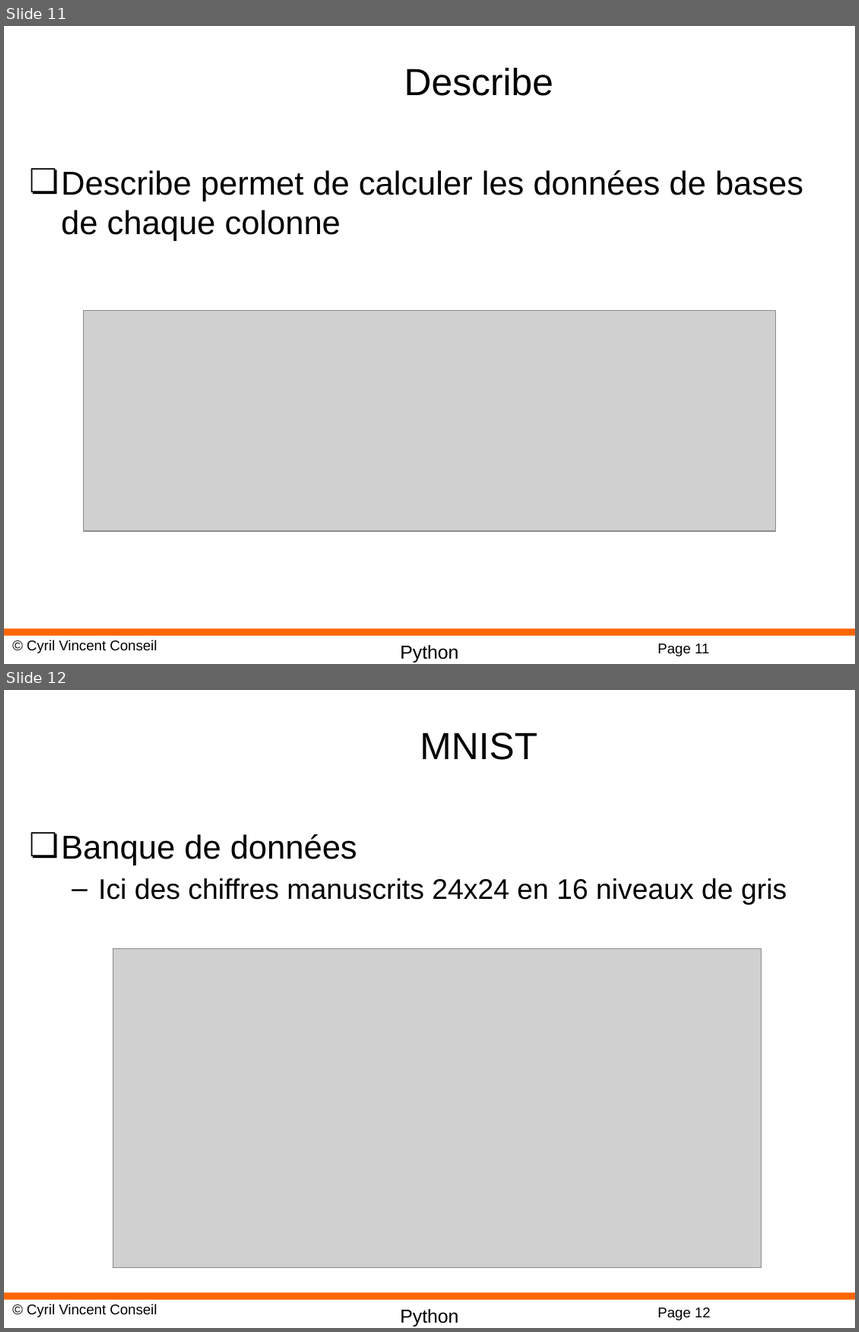
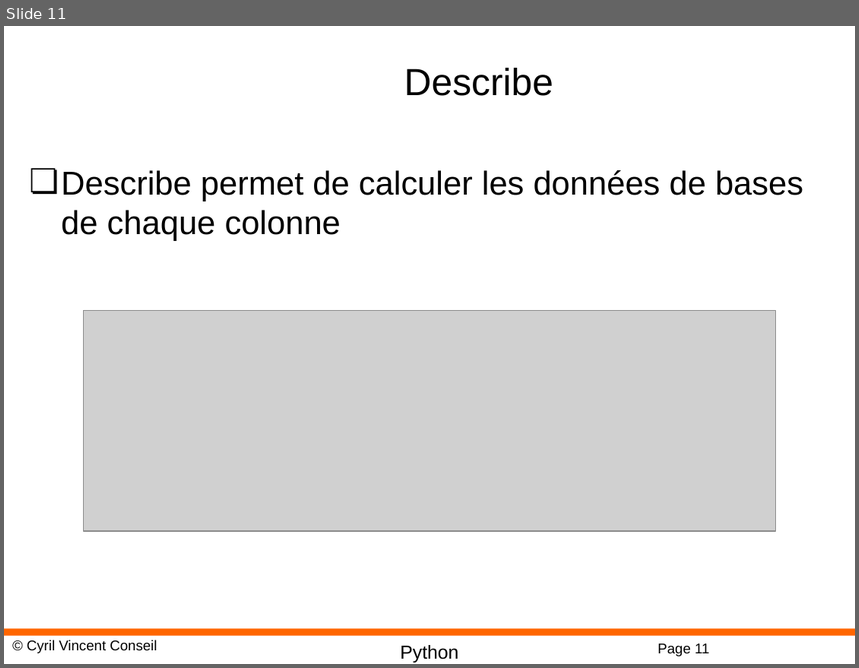
Before and after one commit to cyrilvincent/ML, a slide deck: PPT/MachineLearning12-Pandas.pptx. Shown one above the other, each under a label of ours: slides 11 and 12 before the commit, slide 11 after it. The pictures are 859x1332 and 859x668 pixels, drawn with LibreOffice and Linux fonts; fonts in the diff are those of the drawing; grey boxes stand for pictures; background and template pictures are left out. Boxes give left, top, right and bottom in pixels: in the first picture for what was removed or moved away, otherwise in the second. Text is boxed around its words. In the diff, an @@ line names an element or a change of style, - is before the commit and + after.

```diff
--- a/PPT/MachineLearning12-Pandas.pptx
+++ b/PPT/MachineLearning12-Pandas.pptx
@@ slide 12 removed at [4,690,855,1328], background #FFFFFF; not listed: 4 template elements that a slide beside it also shows @@
@@ title removed at [420,733,538,760] @@
-MNIST
@@ text removed at [61,834,787,905] @@
-❏ Banque de données
-  – Ici des chiffres manuscrits 24x24 en 16 niveaux de gris
@@ picture removed at [113,948,762,1268] @@
```
Also in this commit, not shown: 1 slide added, 1 other slide removed, 3 other files.
